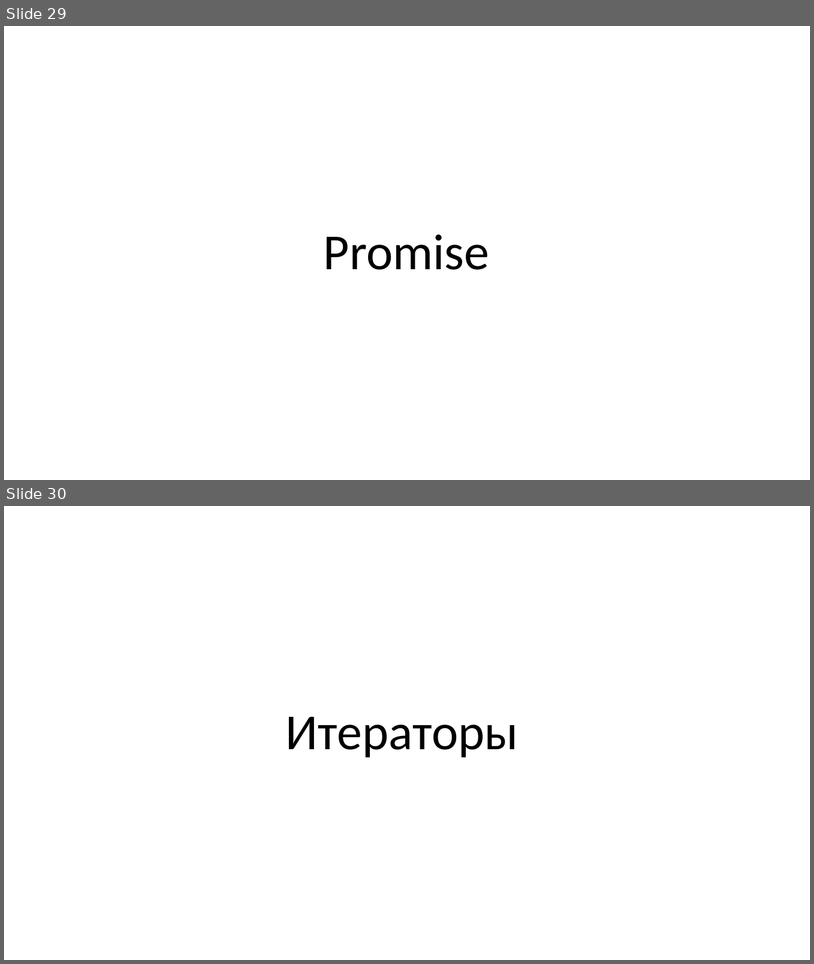
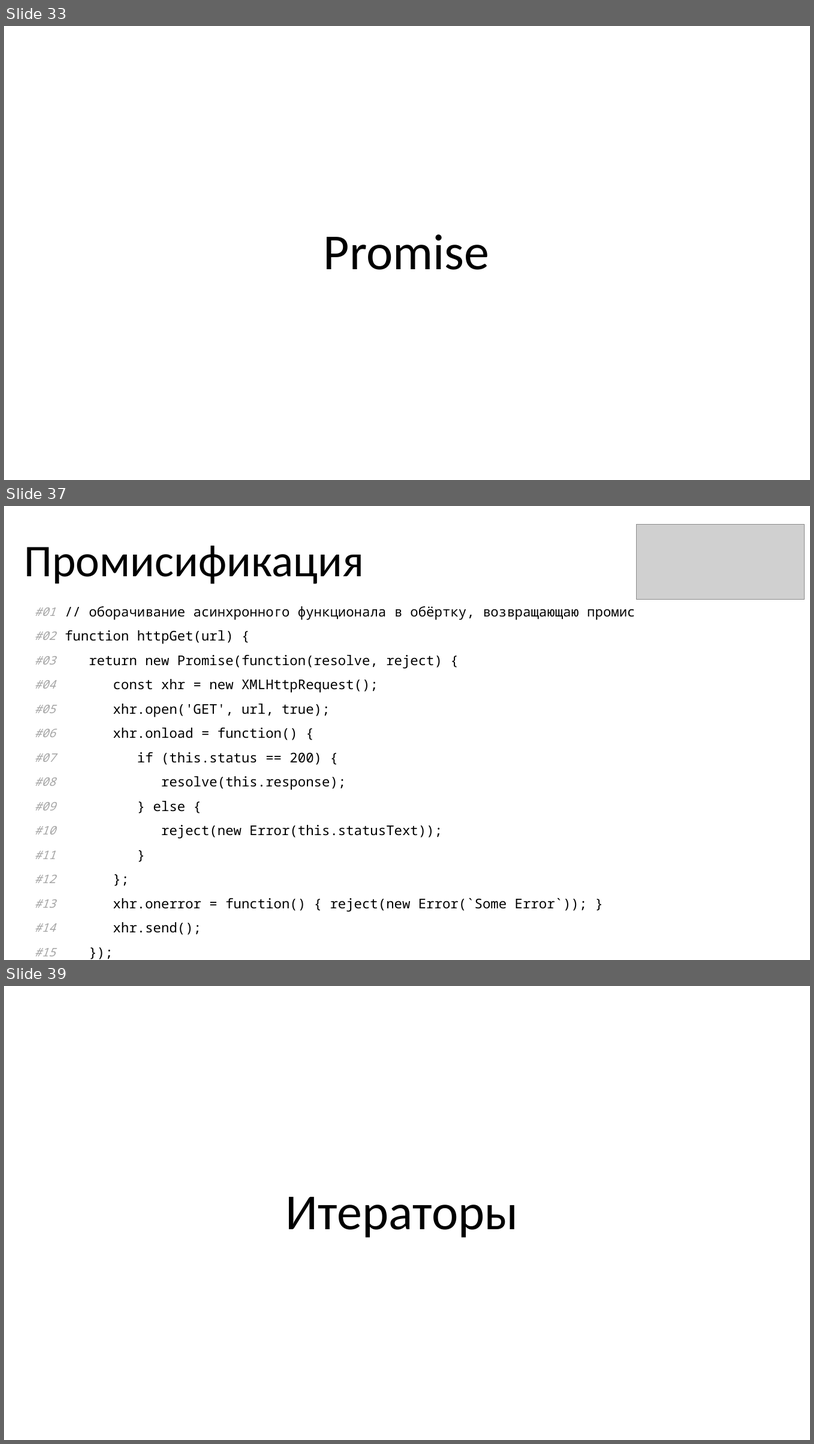
Before and after one commit to KOPTE3/modern-es, a slide deck: Modern ES.pptx. Shown one above the other, each under a label of ours: slides 29 and 30 before the commit, slides 33, 37 and 39 after it; the slides between them are not shown. The pictures are 814x964 and 814x1444 pixels, drawn with LibreOffice and Linux fonts; fonts in the diff are those of the drawing; grey boxes stand for pictures. Boxes give left, top, right and bottom in pixels: in the first picture for what was removed or moved away, otherwise in the second. Text is boxed around its words. In the diff, an @@ line names an element or a change of style, - is before the commit and + after.

```diff
--- a/Modern ES.pptx
+++ b/Modern ES.pptx
@@ slide 37 added at (4,506,810,960), background #FFFFFF @@
@@ picture added at (637,525,805,599) @@
@@ title added at (24,546,364,584), 54 pt, text #000000 @@
+Промисификация
@@ table added at (27,599,768,958), 16 rows, 2 columns @@
+#01 | // оборачивание асинхронного функционала в обёртку, возвращающаю промис
+#02 | function httpGet(url) {
+#03 | return new Promise(function(resolve, reject) {
+#04 | const xhr = new XMLHttpRequest();
+#05 | xhr.open('GET', url, true);
+#06 | xhr.onload = function() {
+#07 | if (this.status == 200) {
+#08 | resolve(this.response);
+#09 | } else {
+#10 | reject(new Error(this.statusText));
+#11 | }
+#12 | };
+#13 | xhr.onerror = function() { reject(new Error(`Some Error`)); }
+#14 | xhr.send();
+#15 | });
+#16 | }
@@ what was slide 29 is now slide 33 @@
@@ what was slide 30 is now slide 39 @@
```
Also in this commit, not shown: 3 slides changed, 15 other slides added.
